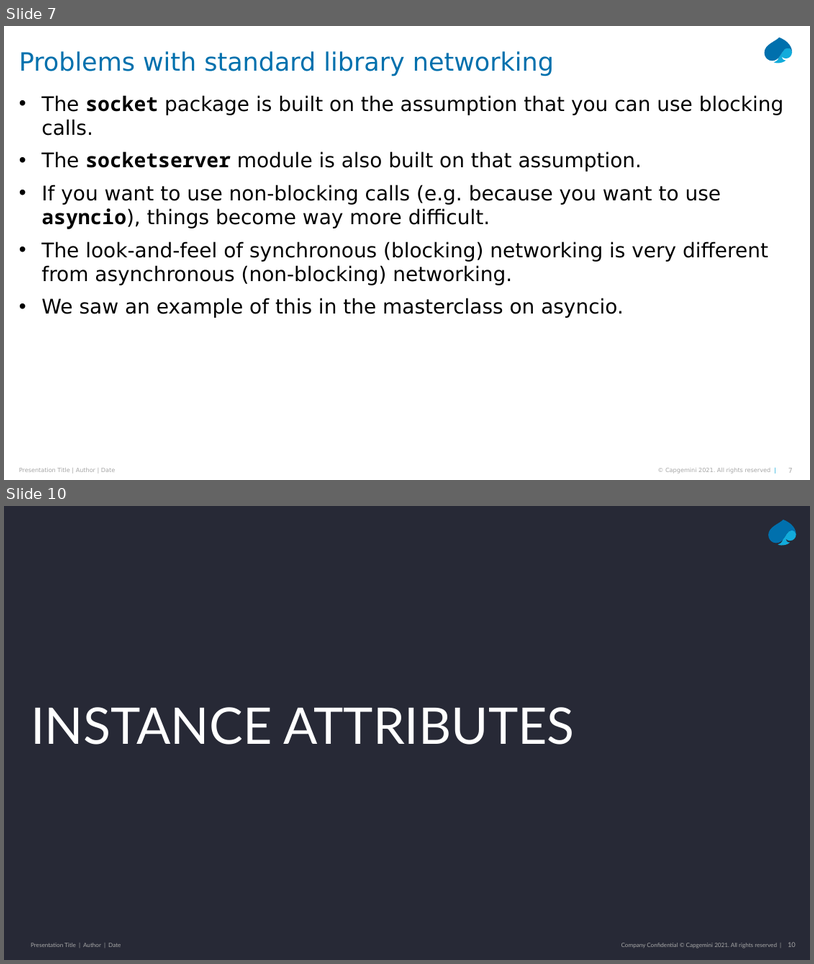
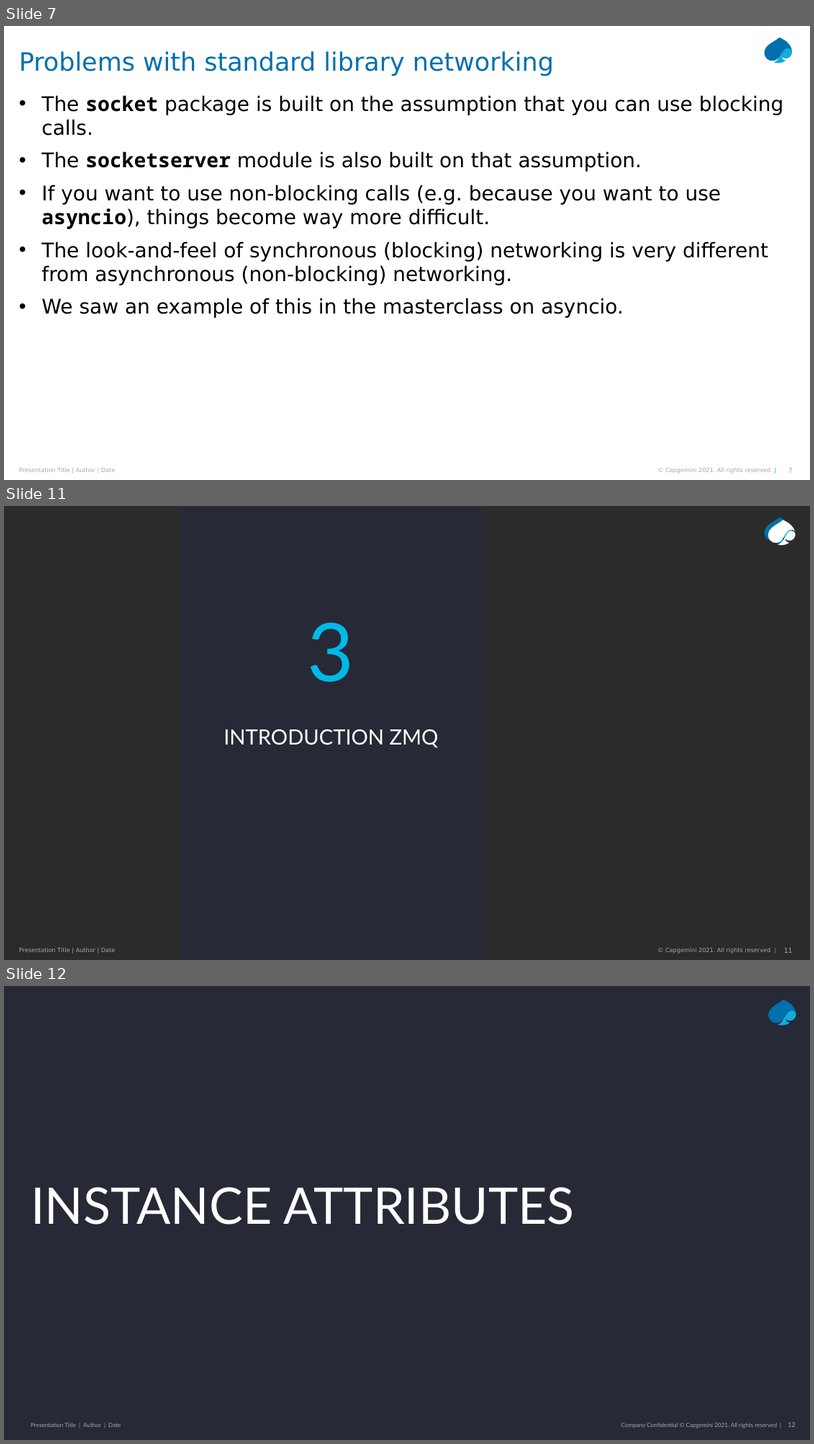
Before and after one commit to Python-Masterclass/Networking, a slide deck: Masterclass-7-Networking.pptx. Shown one above the other, each under a label of ours: slides 7 and 10 before the commit, slides 7, 11 and 12 after it; the slides between them are not shown. The pictures are 814x964 and 814x1444 pixels, drawn with LibreOffice and Linux fonts; fonts in the diff are those of the drawing; background and template pictures are left out; a plain dark background stands for a picture behind light text. Boxes give left, top, right and bottom in pixels: in the first picture for what was removed or moved away, otherwise in the second. Text is boxed around its words. In the diff, an @@ line names an element or a change of style, - is before the commit and + after.

```diff
--- a/Masterclass-7-Networking.pptx
+++ b/Masterclass-7-Networking.pptx
@@ slide 11 added at <box>4,506,810,960</box>, background picture (left out); not listed: 5 template elements that a slide beside it also shows @@
@@ rectangle added at <box>181,506,483,960</box>, fill #272936 @@
@@ freeform shape added at <box>769,520,795,543</box>, fill #FFFFFF @@
@@ freeform shape added at <box>778,530,796,546</box>, fill #FFFFFF @@
@@ text added at <box>308,623,355,682</box>, 96 pt, text #00B9E8 @@
+3
@@ title added at <box>224,729,439,748</box>, 25 pt, text #FFFFFF @@
+INTRODUCTION ZMQ
@@ what was slide 10 is now slide 12 @@
```
Also in this commit, not shown: 2 slides changed, 1 other slide added, 9 other files.
